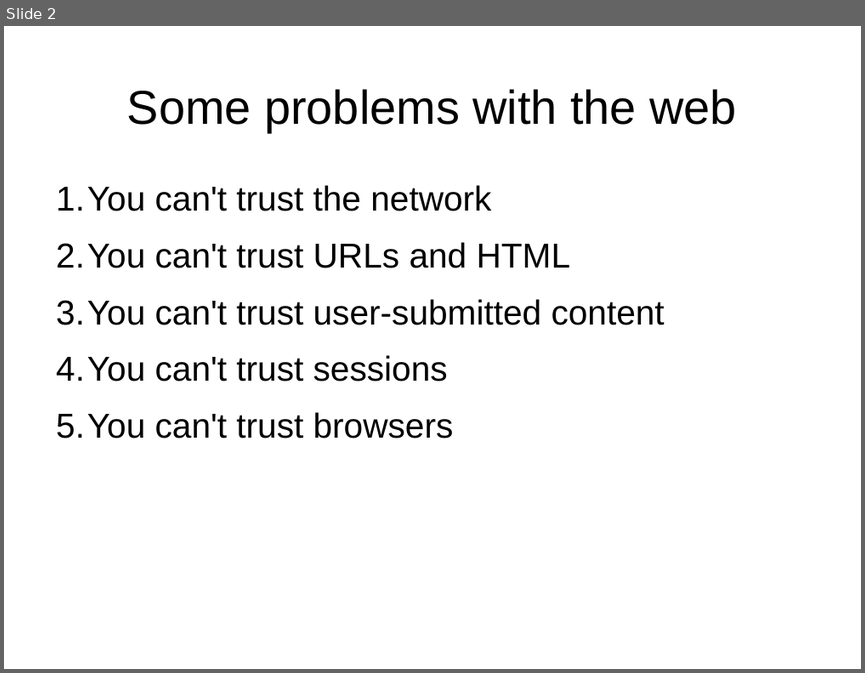
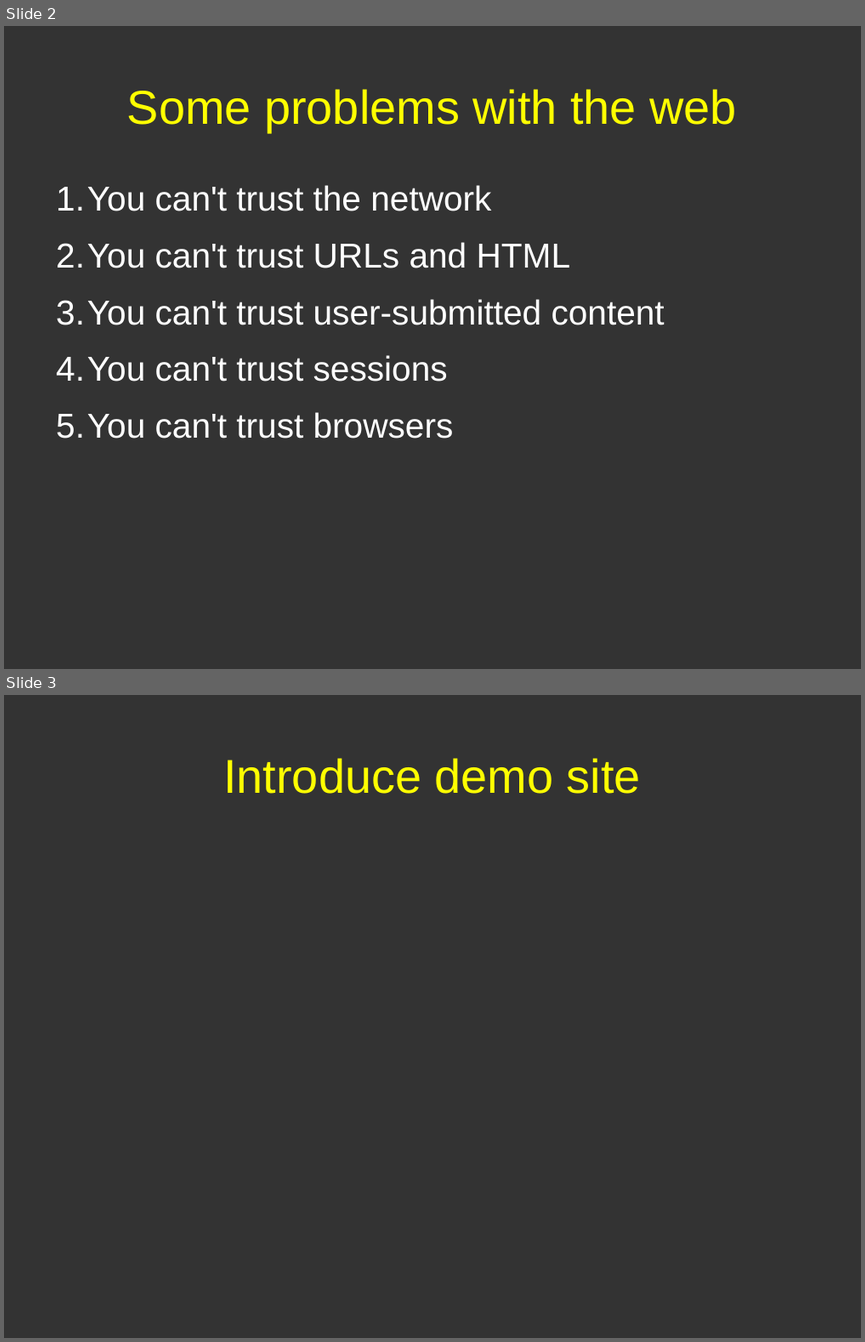
Before and after one commit to pdg137/securitypres, a slide deck: security.odp. Shown one above the other, each under a label of ours: slide 2 before the commit, slides 2 and 3 after it. The pictures are 865x673 and 865x1342 pixels, drawn with LibreOffice and Linux fonts; fonts in the diff are those of the drawing. Boxes give left, top, right and bottom in pixels: in the first picture for what was removed or moved away, otherwise in the second. Text is boxed around its words. In the diff, an @@ line names an element or a change of style, - is before the commit and + after.

```diff
--- a/security.odp
+++ b/security.odp
@@ slide 3 added at (4,695,861,1338), background #333333 @@
@@ title added at (223,758,641,794), 44 pt, text #FFFF00 @@
+Introduce demo site
@@ slide 2 changed as well @@
@@ background #FFFFFF to #333333 @@
@@ title "Some problems with the web" at (127,89,736,132): text colour #000000 to #FFFF00 @@
@@ text "You can't trust the network" at (56,185,664,438): text colour #000000 to #FFFFFF; bullet colour #000000 to #FFFFFF @@
```
Also in this commit, not shown: 6 other slides changed, 1 other slide added.
